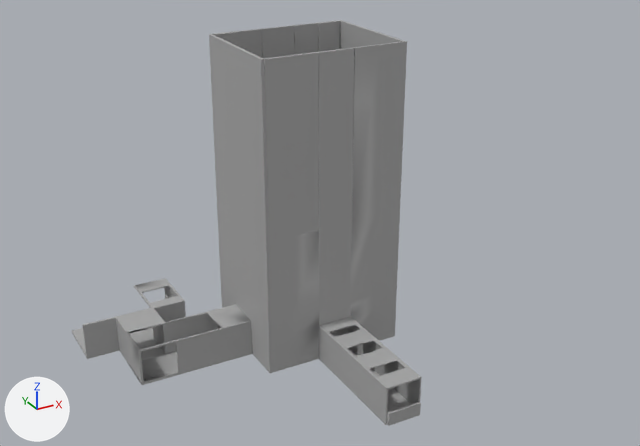
Renders of the FBX model URP-PSX/Assets/Models/bModels/Assets/testLevel.fbx from each side of a commit.
Before and after are seen from a 50 mm camera at (-1.36, -2.77, 1.7) aimed at (0.06, -0.2, 0.41). Every picture has the same lights, and +X, +Y and +Z are marked at lower left. The older version comes first. Where no turn or scale is listed for an object, it has been applied to the vertices. Vertices at exactly the same position are counted once.

Names of what the first picture shows: 'Main_Door_Hallway'.
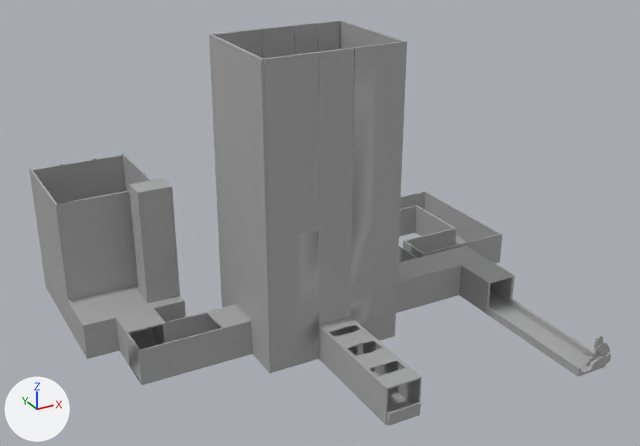
Changed parts and their boxes [x1, y1, x2, y2] in the pictures (640 x 446 px):
'Main_Door_Hallway', reshaped (64% wider): before [72, 20, 422, 426]; after [29, 20, 605, 426]
'Body', added: after [583, 335, 611, 370]
part 1 of me_mesh_007, added: after [396, 191, 605, 377]
part 2 of me_mesh_007, built on: before [82, 317, 116, 327]; after [29, 153, 180, 354]

The change in detail:
me_mesh_007 is used by ob_main_door_hallway; location (0.0, 0.0, -0.005).
me_mesh_007 had 1140 vertices, 1189 faces and spanned x -0.785..0.26, y -0.857..0.381, z -0.005..1.089.
me_mesh_007 now has 1876 vertices, 1937 faces and spans x -0.785..0.998, y -0.937..0.614, z -0.005..1.089.
me_mesh_007 part 1: 391 vertices added at x 0.341..0.998, y -0.937..0.46, z -0.005..0.131.
me_mesh_007 part 2: 4 vertices moved from x -0.785..-0.778, y -0.014..-0.005, z 0.132 to x -0.785..-0.778, y -0.014..-0.005, z 0.131; 345 vertices added at x -0.785..-0.409, y 0.034..0.614, z -0.005..0.563.
Mesh me_mesh_067 is new.
It has 540 vertices, 528 faces and spans x -0.0554..0.0579, y -0.0165..0.0165, z -0.0641..0.0641.
It uses material mat_standardsurface1 (grey #aaaaaa).
Object 'Body' (ob_body) is new; it shows me_mesh_067.
Its location is (0.747, -0.923, 0.053).
